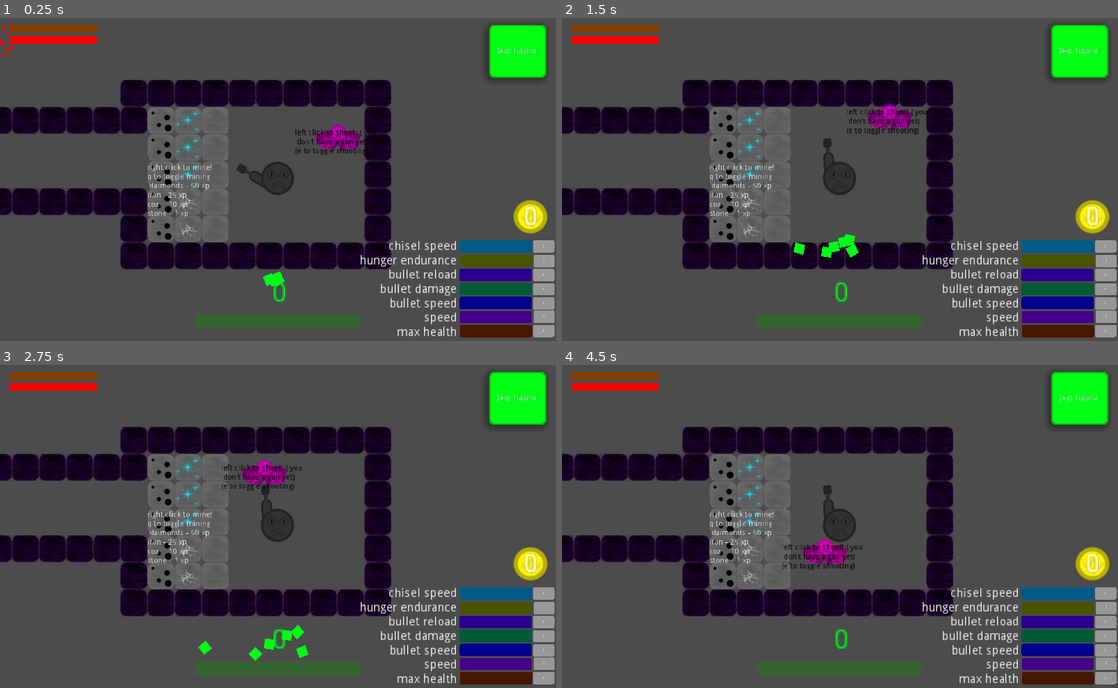
Above: before the commit, frames 1-4 (two rows, left to right).
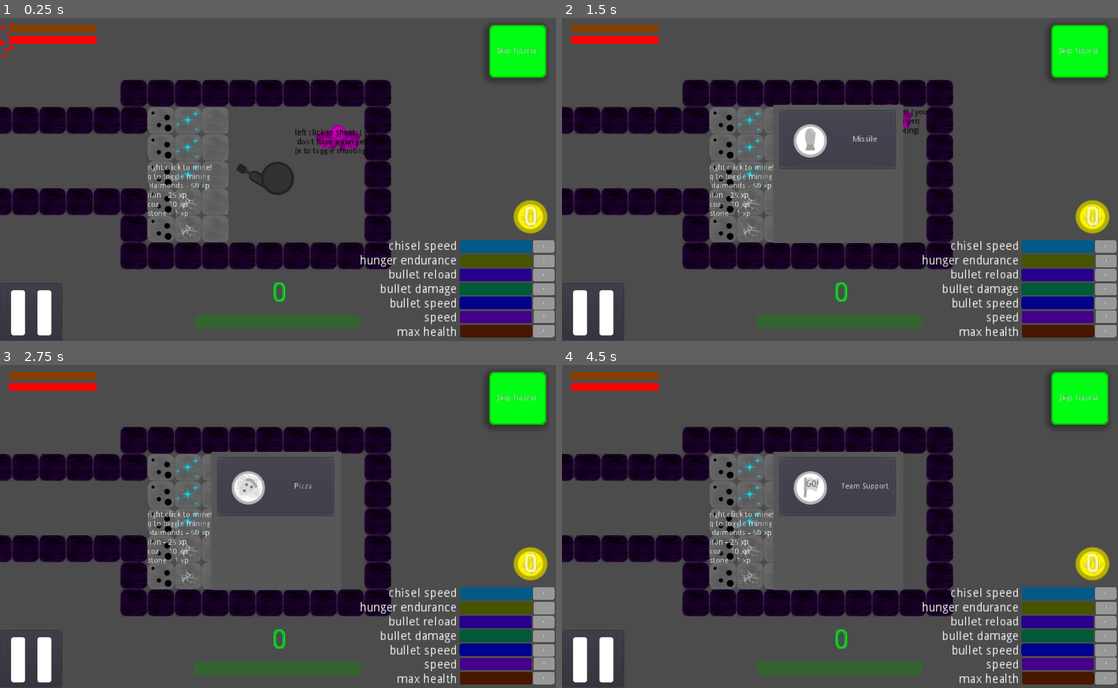
Above: after the commit, the same moments.

Repository: Z53-INCOMING/mechmine.io
Game: Godot game, scene res://scenes/World.tscn
Two runs of this game, one before a commit and one after it. Both use one fixed random seed, a clock stepped at 60 frames per second and the inputs below.
Inputs (mouse positions are in pixels of both pictures, inside the frame that each line leads up to):
- Up to frame 1 (0.25 s): no input
- Up to frame 2 (1.5 s): click (595, 311) at 0.52 s; click (840, 140) at 1.25 s, where only the run after the commit has a clickable "Mech"
- Up to frame 3 (2.75 s): click (278, 487) at 2 s, where only the run after the commit has a clickable "Missile"
- Up to frame 4 (4.5 s): click (840, 487) at 2.75 s, where only the run after the commit has a clickable "Pizza"; click (840, 487) at 3.5 s, where only the run after the commit has a clickable "Sorry not sorry"; click (840, 487) at 4.25 s, where only the run after the commit has a clickable "Striker"

The runs differ from the first frame. In frame 1, 0.9% of the frame differs, in the area x 0-52%, y 47-100%; in frame 2, 3.1%, in the area x 0-62%, y 26-100%; in frame 3, 3.1%; in frame 4, 3.0%.

Commit message:
I added a menu and skins
Skins! Finally! it was a struggle getting the menu in.

Diff:
--- a/code/mech.gd
+++ b/code/mech.gd
@@ -41,17 +41,7 @@
 var velocity = Vector2.ZERO
 var flipped = false
 
-var skin_default = preload("res://skins/tank.png")
-var skin_cloudy = preload("res://skins/cloudy tank skin.png")
-var skin_cracked = preload("res://skins/cracked tank skin.png")
-var skin_strike = preload("res://skins/strike tank skin.png")
-var skin_angry_dude = preload("res://skins/angry dude skin.png")
-var skin_zebra = preload("res://skins/zebra skin.png")
-var skin_pizza = preload("res://skins/pizza skin.png")
-var skin_missile = preload("res://skins/missile skin.png")
-var skin_Z53_fan = preload("res://skins/Z53 fan skin.png")
-var skin_team_support = preload("res://skins/team support skin.png")
-var skin_sorry_not_sorry = preload("res://skins/sorry not sorry skin.png")
+
 
 export var hunger_speed = 1
 
@@ -68,7 +58,6 @@
 		art.modulate = Color(0.2, 0.2, 0.2)
 
 func _ready() -> void:
-#	skin.texture = skin_pizza
 	chisel1.position = Vector2(7.8, -18.4)
 	chisel1.rotation = 0
 	chisel1.visible = true
--- a/scenes/player mech.gd
+++ b/code/player mech.gd
@@ -25,8 +25,10 @@
 onready var twin_sniper_evolution = $"UI/twin sniper evolution"
 onready var rocketship_evolution = $"UI/rocketship evolution"
 onready var excavator_evolution = $"UI/excavator evolution"
+onready var skins = $"UI/menu items/skins"
 
 func _process(delta: float) -> void:
+	skin.texture = skins.skin
 	max_health_bar.value = max_health
 	bullet_speed_bar.value = bullet_speed
 	bullet_damage_bar.value = bullet_damage
--- a/project.godot
+++ b/project.godot
@@ -12,7 +12,7 @@
 "base": "Mech",
 "class": "EnemyMech",
 "language": "GDScript",
-"path": "res://scenes/enemy mech.gd"
+"path": "res://code/enemy mech.gd"
 }, {
 "base": "KinematicBody2D",
 "class": "Mech",
@@ -22,7 +22,7 @@
 "base": "Mech",
 "class": "PlayerMech",
 "language": "GDScript",
-"path": "res://scenes/player mech.gd"
+"path": "res://code/player mech.gd"
 } ]
 _global_script_class_icons={
 "EnemyMech": "",
--- a/scenes/enemy mech.tscn
+++ b/scenes/enemy mech.tscn
@@ -1,7 +1,8 @@
 [gd_scene load_steps=3 format=2]
 
 [ext_resource path="res://scenes/mech.tscn" type="PackedScene" id=1]
-[ext_resource path="res://scenes/enemy mech.gd" type="Script" id=2]
+[ext_resource path="res://code/enemy mech.gd" type="Script" id=2]
+
 
 [node name="enemy mech" instance=ExtResource( 1 )]
 script = ExtResource( 2 )
--- /dev/null
+++ b/scenes/menu items.gd
@@ -0,0 +1,7 @@
+extends Node2D
+
+func _ready() -> void:
+	visible = false
+
+func _on_menu_button_down() -> void:
+	visible = !visible
--- /dev/null
+++ b/scenes/menu.gd
@@ -0,0 +1,9 @@
+extends PopupMenu
+
+
+func _ready() -> void:
+	pass
+
+
+func _on_MenuButton_about_to_show() -> void:
+	pass # Replace with function body.
--- a/scenes/player mech.tscn
+++ b/scenes/player mech.tscn
@@ -1,7 +1,7 @@
-[gd_scene load_steps=25 format=2]
+[gd_scene load_steps=30 format=2]
 
 [ext_resource path="res://scenes/mech.tscn" type="PackedScene" id=1]
-[ext_resource path="res://scenes/player mech.gd" type="Script" id=2]
+[ext_resource path="res://code/player mech.gd" type="Script" id=2]
 [ext_resource path="res://mech icons/back miner icon.png" type="Texture" id=3]
 [ext_resource path="res://mech icons/gunner back icon.png" type="Texture" id=4]
 [ext_resource path="res://mech icons/auto miner icon.png" type="Texture" id=5]
@@ -13,6 +13,10 @@
 [ext_resource path="res://mech icons/rocket ship icon.png" type="Texture" id=11]
 [ext_resource path="res://mech icons/Excavator icon.png" type="Texture" id=12]
 [ext_resource path="res://mech icons/sniper back icon.png" type="Texture" id=13]
+[ext_resource path="res://images/pause.png" type="Texture" id=14]
+[ext_resource path="res://scenes/menu items.gd" type="Script" id=15]
+[ext_resource path="res://skins/mech.png" type="Texture" id=16]
+[ext_resource path="res://scenes/skins.gd" type="Script" id=17]
 
 [sub_resource type="StyleBoxFlat" id=1]
 bg_color = Color( 0.52549, 0.25098, 0, 1 )
@@ -113,8 +117,16 @@
 scale_random = 0.57
 color = Color( 1, 0, 0, 1 )
 
+[sub_resource type="Theme" id=12]
+
 [node name="player mech" instance=ExtResource( 1 )]
 script = ExtResource( 2 )
+
+[node name="circle" parent="color" index="0"]
+texture = ExtResource( 16 )
+
+[node name="Light2D" parent="." index="5"]
+position = Vector2( 8.04663e-06, 0 )
 
 [node name="UI" type="CanvasLayer" parent="." index="6"]
 offset = Vector2( 512, 300 )
@@ -433,6 +445,7 @@
 modulate = Color( 0, 1, 0.0941176, 1 )
 light_mask = 0
 position = Vector2( -3.94627, 216.046 )
+emitting = false
 amount = 6
 lifetime = 3.0
 one_shot = true
@@ -586,6 +599,42 @@
 lifetime = 0.3
 explosiveness = 0.9
 process_material = SubResource( 11 )
+
+[node name="menu" type="Button" parent="UI" index="33"]
+margin_left = -511.0
+margin_top = 194.0
+margin_right = -399.0
+margin_bottom = 300.0
+icon = ExtResource( 14 )
+__meta__ = {
+"_edit_use_anchors_": false
+}
+
+[node name="menu items" type="Node2D" parent="UI" index="34"]
+script = ExtResource( 15 )
+
+[node name="background" type="ColorRect" parent="UI/menu items" index="0"]
+margin_left = -123.0
+margin_top = -136.0
+margin_right = 116.0
+margin_bottom = 119.0
+theme = SubResource( 12 )
+color = Color( 0.341176, 0.341176, 0.341176, 1 )
+__meta__ = {
+"_edit_use_anchors_": false
+}
+
+[node name="skins" type="Button" parent="UI/menu items" index="1"]
+margin_left = -111.0
+margin_top = -125.0
+margin_right = 102.0
+margin_bottom = -19.0
+text = "Mech"
+icon = ExtResource( 16 )
+script = ExtResource( 17 )
+__meta__ = {
+"_edit_use_anchors_": false
+}
 [connection signal="button_down" from="UI/chisel speed button" to="." method="_on_chisel_speed_button_button_down"]
 [connection signal="button_down" from="UI/hunger endurance button" to="." method="_on_hunger_endurance_button_button_down"]
 [connection signal="button_down" from="UI/bullet reload button" to="." method="_on_bullet_reload_button_button_down"]
@@ -603,3 +652,6 @@
 [connection signal="button_down" from="UI/twin sniper evolution" to="." method="_on_twin_sniper_evolution_button_down"]
 [connection signal="button_down" from="UI/rocketship evolution" to="." method="_on_rocketship_evolution_button_down"]
 [connection signal="button_down" from="UI/excavator evolution" to="." method="_on_excavator_evolution_button_down"]
+[connection signal="button_down" from="UI/menu" to="UI/menu items" method="_on_menu_button_down"]
+[connection signal="toggled" from="UI/menu" to="UI/menu items" method="_on_menu_toggled"]
+[connection signal="button_down" from="UI/menu items/skins" to="UI/menu items/skins" method="_on_skins_button_down"]
--- /dev/null
+++ b/scenes/skins.gd
@@ -0,0 +1,17 @@
+extends Button
+
+var count = 3
+
+var skin_names = ["Angry", "Cloudy", "Cracked", "Mech", "Missile", "Pizza", "Sorry not sorry", "Striker", "Team Support", "Z53 Fan", "Zebra"]
+
+var skin_textures = [preload("res://skins/angry dude skin.png"), preload("res://skins/cloudy tank skin.png"), preload("res://skins/cracked tank skin.png"), preload("res://skins/mech.png"), preload("res://skins/missile skin.png"), preload("res://skins/pizza skin.png"), preload("res://skins/sorry not sorry skin.png"), preload("res://skins/strike tank skin.png"), preload("res://skins/team support skin.png"), preload("res://skins/Z53 Fan skin.png"), preload("res://skins/zebra skin.png")]
+
+var skin = preload("res://skins/mech.png")
+
+func _on_skins_button_down() -> void:
+	count += 1
+	if count > skin_names.size() - 1:
+		count = 0
+	text = skin_names[count]
+	icon = skin_textures[count]
+	skin = icon
Renamed: scenes/enemy mech.gd -> code/enemy mech.gd
Binary file added: images/pause.png
Not shown, changed: images/pause.png.import
Renamed: skins/tank.png -> skins/mech.png
Not shown, added: skins/mech.png.import
